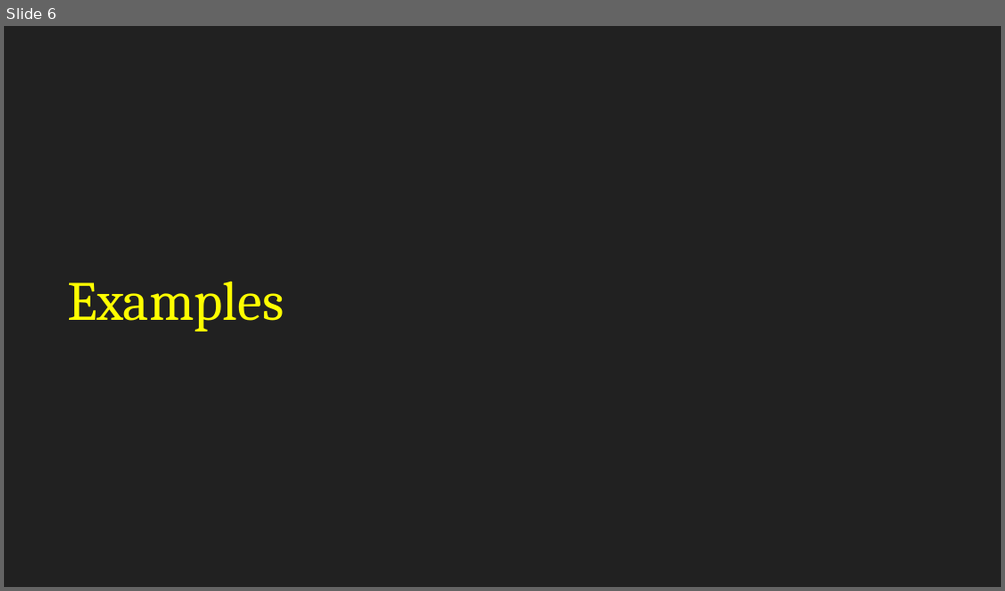
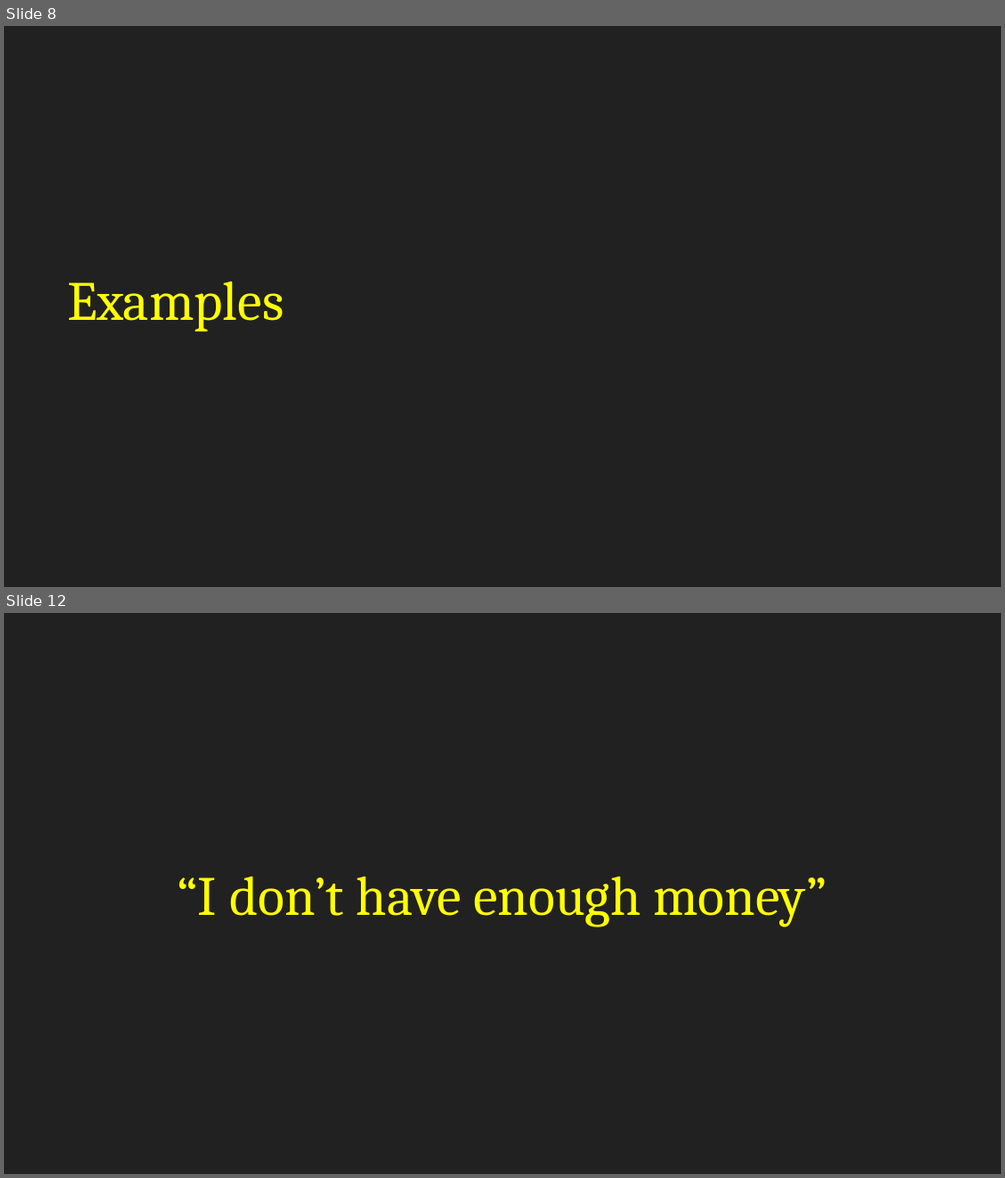
Before and after one commit to BYU-ITCSA/Dark-Mode, a slide deck: Lesson 4: Troubleshooting/Troubleshooting.pptx. Shown one above the other, each under a label of ours: slide 6 before the commit, slides 8 and 12 after it; the slides between them are not shown. The pictures are 1005x591 and 1005x1178 pixels, drawn with LibreOffice and Linux fonts; fonts in the diff are those of the drawing. Boxes give left, top, right and bottom in pixels: in the first picture for what was removed or moved away, otherwise in the second. Text is boxed around its words. In the diff, an @@ line names an element or a change of style, - is before the commit and + after.

```diff
--- a/Lesson 4: Troubleshooting/Troubleshooting.pptx
+++ b/Lesson 4: Troubleshooting/Troubleshooting.pptx
@@ slide 12 added at (x1=4, y1=613, x2=1001, y2=1174), background #212121 @@
@@ title added at (x1=178, y1=876, x2=827, y2=927), 40 pt, text #FFFF00 @@
+“I don’t have enough money”
@@ what was slide 6 is now slide 8 @@
```
Also in this commit, not shown: 3 slides changed, 5 other slides added, 1 slide removed.
